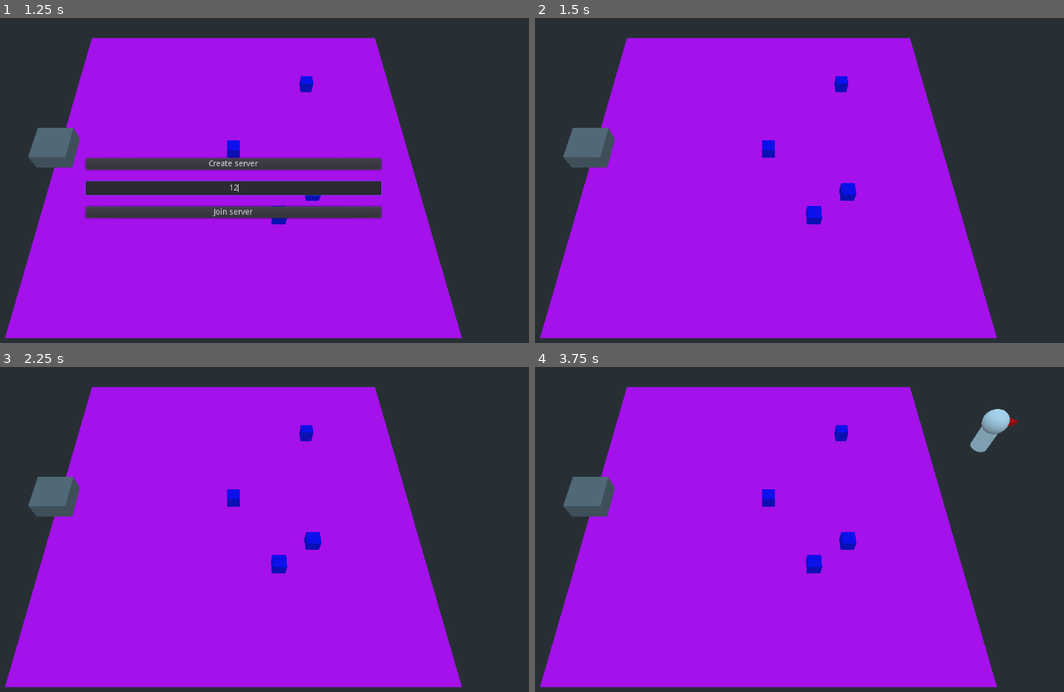
Above: before the commit, frames 1-4 (two rows, left to right).
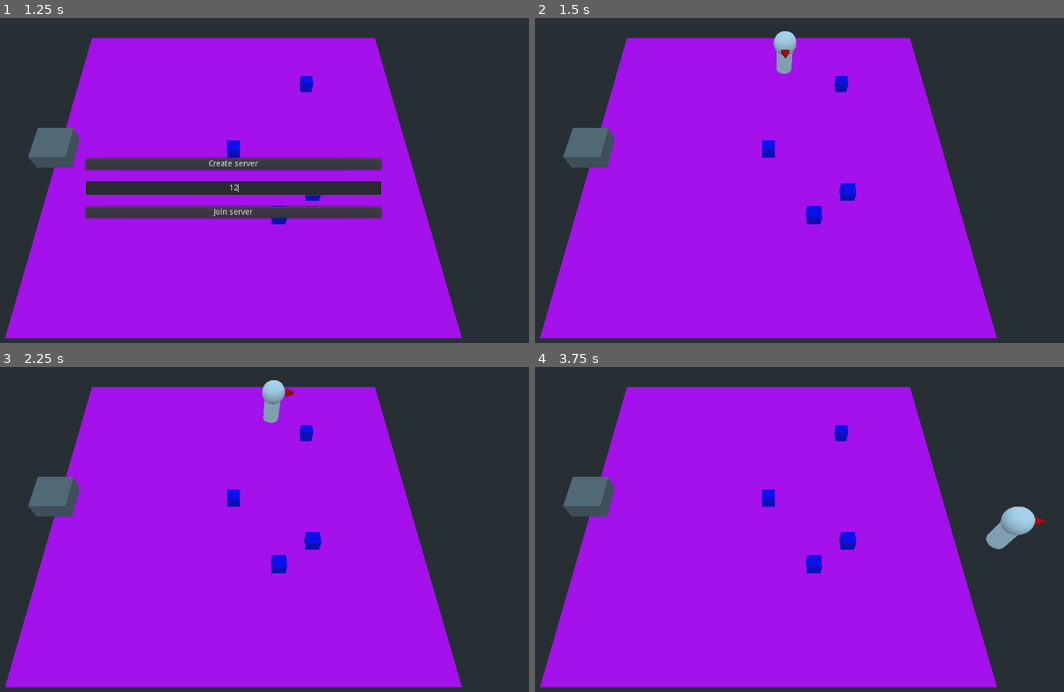
Above: after the commit, the same moments.

Repository: ogilliland/overcooked-warehouse-game
Game: Godot game, scene res://scenes/title_screen.tscn
Two runs of this game, one before a commit and one after it. Both use one fixed random seed, a clock stepped at 60 frames per second and the inputs below.
Inputs (mouse positions are in pixels of both pictures, inside the frame that each line leads up to):
- Up to frame 1 (1.25 s): click (232, 187) at 0.52 s; type "12" at 0.6 s
- Up to frame 2 (1.5 s): click "Create server" at 1.25 s
- Up to frame 3 (2.25 s): tap Enter at 2 s; hold D (move_right) from 2.03 s (still down); hold Space (interact) from 2.03 s (still down)
- Up to frame 4 (3.75 s): release D (move_right) at 2.78 s; release Space (interact) at 2.78 s; hold S (move_down) 2.78-3.53 s; tap Space (interact) at 2.85 s; hold D (move_right) from 3.53 s (still down); hold Space (interact) from 3.53 s (still down)

Frame 1 is identical in both runs. In frame 2, 0.4% of the frame differs, in the area x 45-50%, y 4-18%; in frame 3, 0.5%; in frame 4, 1.3%, in the area x 82-97%, y 12-57%.

Commit message:
Update spawn area

Diff:
--- a/scripts/game.gd
+++ b/scripts/game.gd
@@ -13,7 +13,7 @@
 	# Randomize player position for testing
 	# TO DO - replace this with actual spawn locations defined in the map
 	player_instance.global_transform.origin = Vector3(
-		rand_range(-10, 10),
+		rand_range(-5, 5),
 		0,
-		rand_range(-10, 10)
+		rand_range(-5, 5)
 	)
